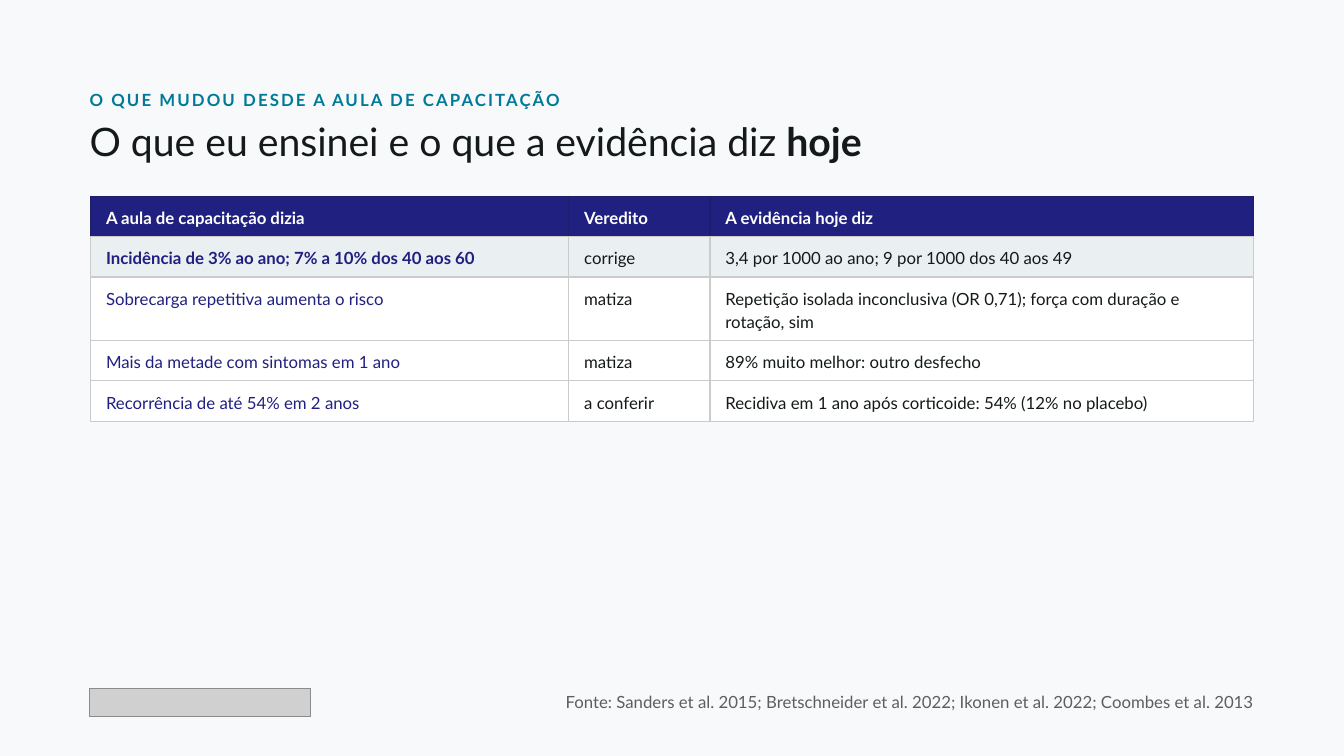
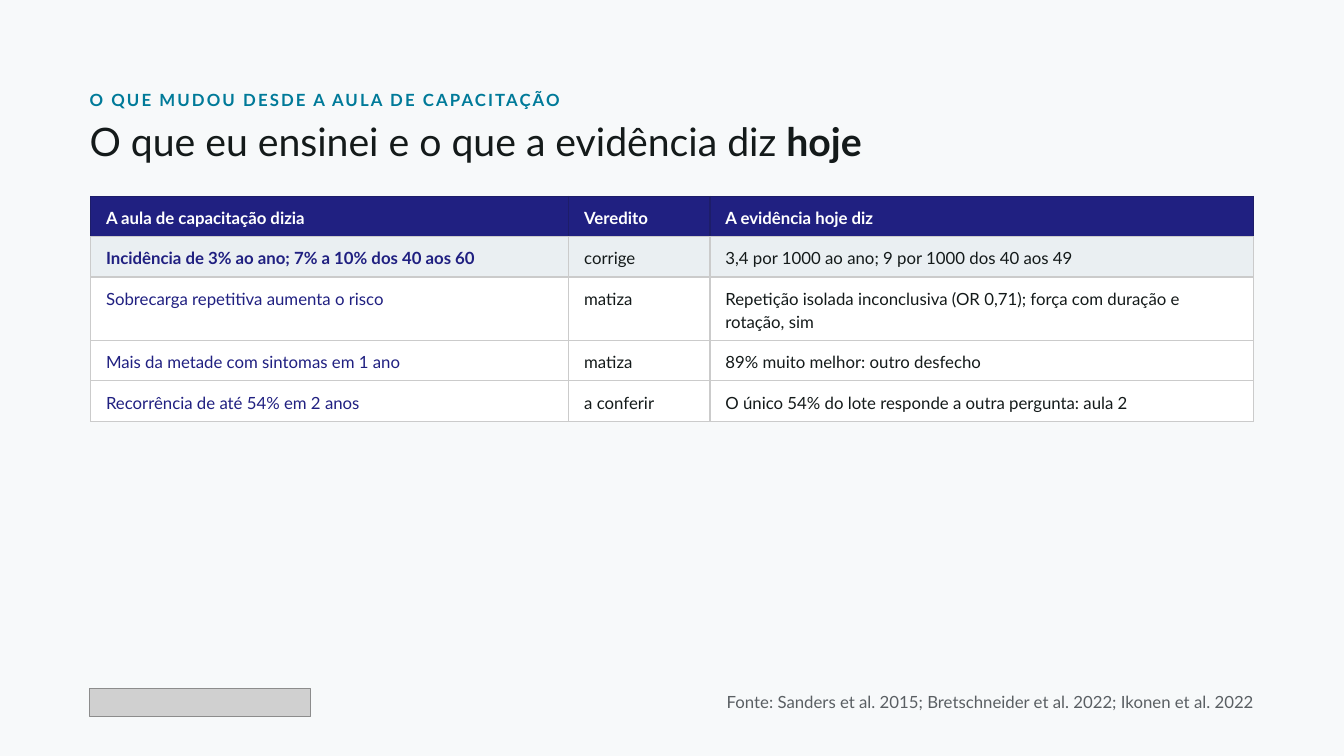
Before and after one commit to dossantosdanieel/illic, a slide deck: slide 22 of aulas/2026-11-cotovelo-lateral-1-diagnostico/04_aula/cotovelo-lateral-1-diagnostico.pptx. Drawn at 1344x756 pixels with LibreOffice and Linux fonts; fonts in the diff are those of the drawing; grey boxes stand for pictures. Boxes give left, top, right and bottom in pixels: in the first picture for what was removed or moved away, otherwise in the second. Text is boxed around its words. In the diff, an @@ line names an element or a change of style, - is before the commit and + after.

```diff
--- a/aulas/2026-11-cotovelo-lateral-1-diagnostico/04_aula/cotovelo-lateral-1-diagnostico.pptx
+++ b/aulas/2026-11-cotovelo-lateral-1-diagnostico/04_aula/cotovelo-lateral-1-diagnostico.pptx
@@ table at (91,197,1253,421) @@
-row 5, column 3: Recidiva em 1 ano após corticoide: 54% (12% no placebo)
+row 5, column 3: O único 54% do lote responde a outra pergunta: aula 2
@@ text at (727,695,1254,710): text changed @@
-Fonte: Sanders et al. 2015; Bretschneider et al. 2022; Ikonen et al. 2022; Coombes et al. 2013
+Fonte: Sanders et al. 2015; Bretschneider et al. 2022; Ikonen et al. 2022
```
Also in this commit, not shown: 9 other slides changed, 18 other files.
